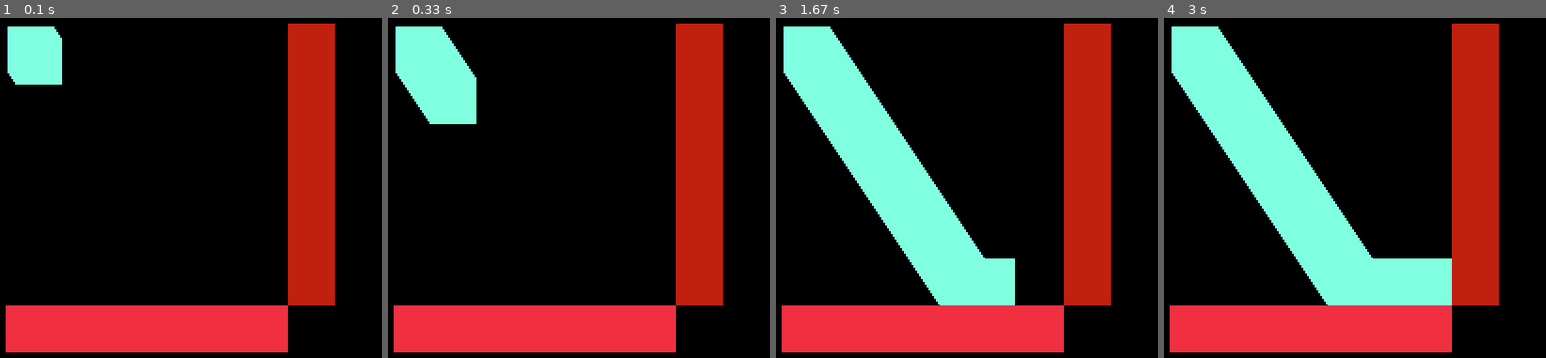
Above: before the commit, frames 1-4 (left to right).
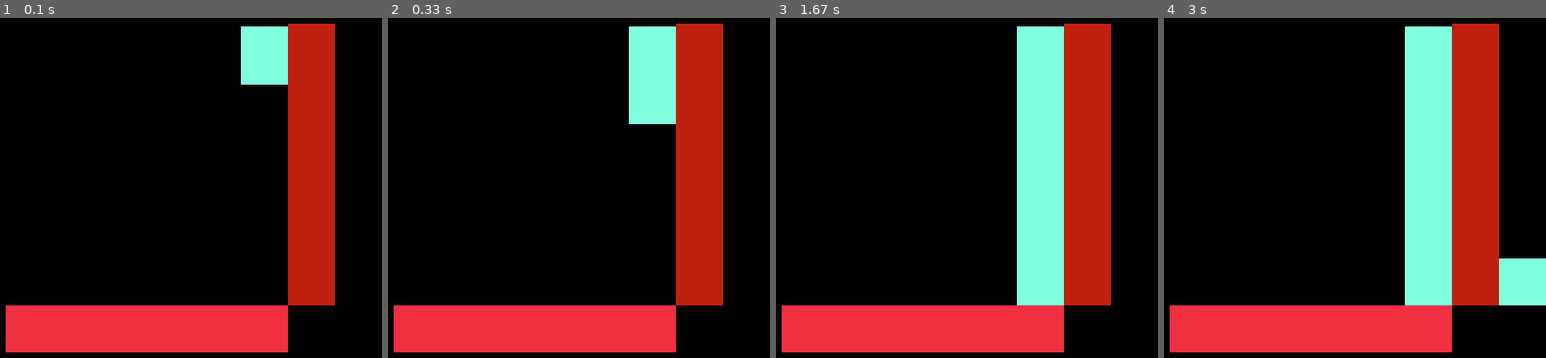
Above: after the commit, the same moments.

Repository: samcodes-school/RougeLikeGame
Game: pygame game, started from collisionTest.py
Same seed, same stepped clock (60 frames per second), same inputs: the game is played once before the commit and once after it.
Inputs:
- Up to frame 1 (0.1 s): no input
- Up to frame 2 (0.33 s): no input
- Up to frame 3 (1.67 s): no input
- Up to frame 4 (3 s): no input

The runs differ from the first frame. In frame 1, 4.5% of the frame differs, in the area x 1-76%, y 2-20%; in frame 2, 8.2%; in frame 3, 27%; in frame 4, 27%, in the area x 1-100%, y 2-85%.

Commit message:
collision changes

Diff:
--- a/Collision.py
+++ b/Collision.py
@@ -3,29 +3,24 @@
 #collidepoint instead of colliderect because colliderect wouldn't work for the walls
 #I am running two if statements because I expect that what will happen without them is that it will phase through the floor if the wrong corner is touching the wall
 
-##Change all of these to character instead of charRect
-##Use x and y instead of sides
-##Take out second if statement
+##If we get code for hitboxes into the IntelliJ, then that would allow us to just use those for collision instead of
+##trying to figure out how to do it with sprites
+##Later on, if the screen is centered on the character, we can cut out all of the extra logic and just have a point or
+##two for the computer to check
 
-def collideRight(character,groundRect):
+def collideRight(charRect,groundRect):
 
-    collision = (pygame.Rect.collidepoint(groundRect , groundRect.left , character.x))
+    collision = (pygame.Rect.collidepoint(groundRect , groundRect.right , charRect.bottom))
 
     if collision == True:
         return collision
 
 def collideLeft(charRect,groundRect):
 
-    collision = (pygame.Rect.collidepoint(charRect , groundRect.left , charRect.bottom))
+    collision = (pygame.Rect.collidepoint(groundRect , groundRect.left , charRect.bottom))
 
     if collision == True:
         return collision
-
-    else:
-        collision = (pygame.Rect.collidepoint(charRect , groundRect.left , charRect.top))
-
-        if collision == True:
-            return collision
 
 def collideTop(charRect,groundRect):
 
@@ -34,21 +29,9 @@
     if collision == True:
         return collision
 
-    else:
-        collision = (pygame.Rect.collidepoint(charRect , charRect.right , groundRect.top))
-
-        if collision == True:
-            return collision
-
 def collideBottom(charRect,groundRect):
 
     collision = (pygame.Rect.collidepoint(charRect , charRect.left , groundRect.bottom))
 
     if collision == True:
         return collision
-
-    else:
-        collision = (pygame.Rect.collidepoint(charRect , charRect.right , groundRect.bottom))
-
-        if collision == True:
-            return collision
--- /dev/null
+++ b/Platform.py
@@ -0,0 +1,14 @@
+import pygame
+from pygame.locals import *
+import Collision
+
+class Platform(Rect):
+    def __init__(self,xPos,yPos,width):
+        self.left = xPos
+        self.top = yPos
+        self.width = width
+        self.height = 20
+
+    def floorTime(self,faller):
+        if Collision.collideTop(faller,self):
+            faller.bottom = self.top
--- a/Player.py
+++ b/Player.py
@@ -87,9 +87,6 @@
             self.health-=10
             print(self.health)
 
-    def collideFloor(self, floor):
-        Collision.collideTop
-
     def update(self):  # Updates the cooldown
         if self.dashCooldown > 0:
             self.dashCooldown -= 10
